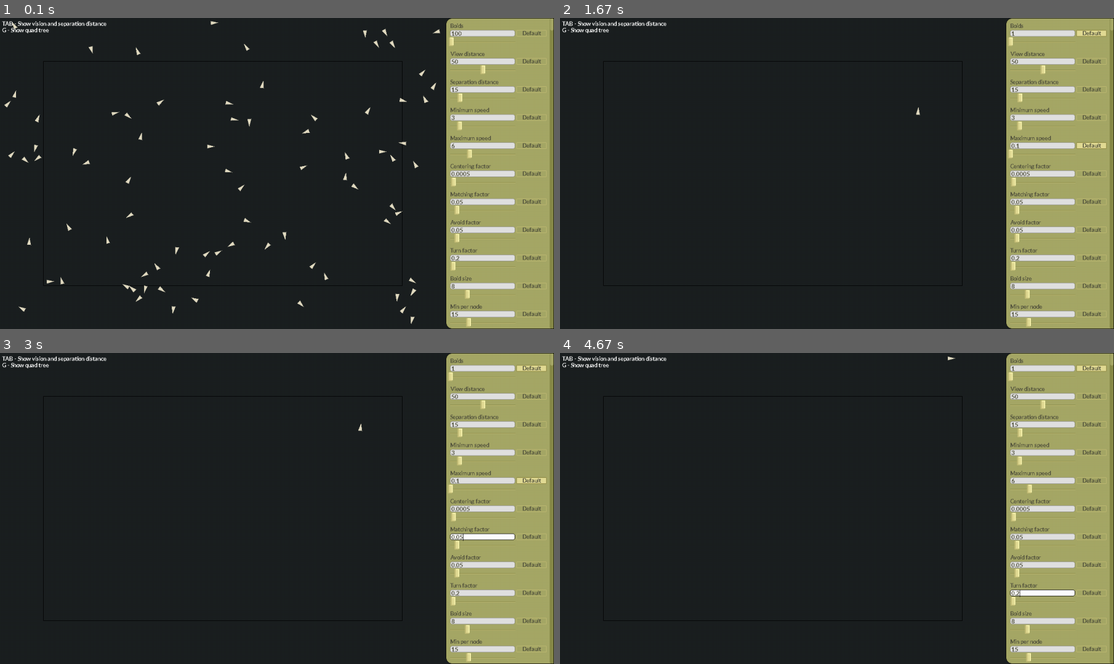
Above: before the commit, frames 1-4 (two rows, left to right).
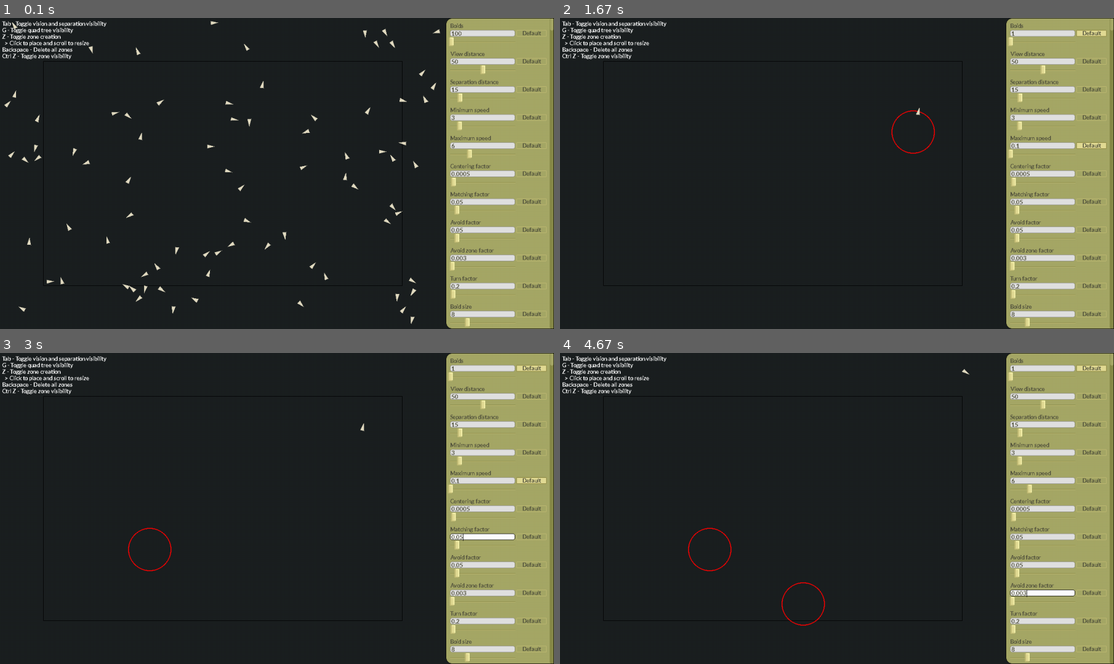
Above: after the commit, the same moments.

Repository: Peter-Vanderhyde/Boid-Simulation
Game: pygame game, started from main.py
Same seed, same stepped clock (60 frames per second), same inputs: the game is played once before the commit and once after it.
Inputs (mouse positions are in pixels of both pictures, inside the frame that each line leads up to):
- Up to frame 1 (0.1 s): no input
- Up to frame 2 (1.67 s): tap Z at 0.33, 1.07, 1.37 s; press the mouse at (1041, 154) at 0.7 s; move the mouse to (997, 142) at 0.8 s; release the mouse at (953, 133) at 0.93 s; press the mouse at (1041, 42) at 1.53 s; move the mouse to (914, 133) at 1.63 s
- Up to frame 3 (3 s): release the mouse at (221, 558) at 1.77 s; click (149, 548) at 1.88 s; press the mouse at (481, 536) at 2.2 s; move the mouse to (315, 580) at 2.3 s; release the mouse at (144, 626) at 2.43 s; hold Right 2.5-2.97 s; tap Z at 2.57, 2.87 s
- Up to frame 4 (4.67 s): hold Right 3-3.63 s; tap Z at 3.07, 3.37, 4.4 s; tap G at 3.15, 4.48 s; press the mouse at (1091, 480) at 3.7 s; move the mouse to (892, 508) at 3.8 s; release the mouse at (692, 539) at 3.93 s; press the mouse at (1041, 592) at 4.03 s; move the mouse to (920, 598) at 4.13 s; release the mouse at (803, 604) at 4.27 s; hold Right from 4.33 s (still down)

The runs differ from the first frame. In frame 1, 1.0% of the frame differs, in the area x 0-90%, y 0-100%; in frame 2, 1.1%; in frame 3, 1.1%; in frame 4, 1.2%.

Commit message:
Created a nogozone functionality

Diff:
--- a/canvas.py
+++ b/canvas.py
@@ -2,6 +2,7 @@
 import sys
 from pygame.math import Vector2 as Vector
 import gui
+import repel
 
 class Canvas:
     """This class takes care of drawing the window, drawing the boids, and handling window events."""
@@ -13,7 +14,7 @@
         self.height = self.screen.get_height()
         self.sidebar = None
 
-        margin = 100 # settings["margin"]["value"]
+        margin = 100
         # Create rectangle area the boids will try to stay within
         # ((corner_x, corner_y), (width, height))
         self.active_area = ((margin, margin),
@@ -21,10 +22,18 @@
 
         self.settings = settings
         self.default_settings = default_settings
+        self.zones = []
         self.tree = None
         self.show_circles = False
         self.show_grid = False
-        self.infos = self.create_info(["TAB - Show vision and separation distance", "G - Show quad tree"],
+        self.show_zones = True
+        self.placing_zone = False
+        self.infos = self.create_info(["Tab - Toggle vision and separation visibility",
+                                       "G - Toggle quad tree visibility",
+                                       "Z - Toggle zone creation",
+                                       "  > Click to place and scroll to resize",
+                                       "Backspace - Delete all zones",
+                                       "Ctrl Z - Toggle zone visibility"],
                                      "calibri",
                                      15,
                                      (255, 255, 255))
@@ -51,6 +60,12 @@
 
     def draw(self, boids):
         self.draw_background()
+        if self.show_zones:
+            for zone in self.zones:
+                zone.draw()
+        elif self.placing_zone:
+            self.zones[-1].draw()
+
         self.draw_boids(boids)
         if self.sidebar:
             self.sidebar.draw()
@@ -104,6 +119,19 @@
                 pygame.quit()
                 sys.exit()
 
+            elif event.type == pygame.MOUSEMOTION:
+                if self.placing_zone:
+                    self.zones[-1].position = Vector(pygame.mouse.get_pos())
+
+            elif event.type == pygame.MOUSEWHEEL:
+                    if self.placing_zone and not self.sidebar.rect.collidepoint(pygame.mouse.get_pos()):
+                        self.zones[-1].radius = max(self.zones[-1].radius - event.y, 0)
+
+            elif event.type == pygame.MOUSEBUTTONDOWN:
+                if pygame.mouse.get_pressed()[0] == 1 and self.placing_zone and not self.sidebar.rect.collidepoint(pygame.mouse.get_pos()):
+                    self.zones[-1].placed = True
+                    self.placing_zone = False
+
             elif event.type == pygame.KEYDOWN:
                 if event.key == pygame.K_ESCAPE:
                     pygame.quit()
@@ -112,5 +140,17 @@
                     self.show_circles = not self.show_circles # Show view circles around boids
                 elif event.key == pygame.K_g:
                     self.show_grid = not self.show_grid # Display the nodes of the quad tree
+                elif event.key == pygame.K_z and pygame.key.get_mods() and pygame.KMOD_CTRL:
+                    self.show_zones = not self.show_zones
+                elif event.key == pygame.K_z:
+                    if not self.placing_zone:
+                        self.placing_zone = True
+                        zone = repel.NoGoZone(Vector(pygame.mouse.get_pos()), 50, self.screen)
+                        self.zones.append(zone)
+                    else:
+                        self.placing_zone = False
+                        self.zones.pop()
+                elif event.key == pygame.K_BACKSPACE:
+                    self.zones = []
 
             self.sidebar.check_event(event)
--- a/main.py
+++ b/main.py
@@ -51,6 +51,11 @@
         "value": 0.05,
         "min": 0,
         "max": 0.5
+    },
+    "avoid zone factor": {
+        "value": 0.003,
+        "min": 0,
+        "max": 0.1
     },
     "turn factor": {
         "value": 0.2,
@@ -151,7 +156,7 @@
             else:
                 delete_boids(boids, tree, len(boids) - boid_setting)
 
-        simulation.simulate(boids, canvas.active_area, settings, tree, dt)
+        simulation.simulate(boids, canvas.active_area, settings, tree, canvas.zones, dt)
 
         canvas.draw(boids)
 
--- /dev/null
+++ b/repel.py
@@ -0,0 +1,11 @@
+import pygame
+
+class NoGoZone:
+    def __init__(self, position, radius, screen):
+        self.position = position
+        self.radius = radius
+        self.screen = screen
+        self.placed = False
+
+    def draw(self):
+        pygame.draw.circle(self.screen, (255, 0, 0), self.position, self.radius, 2)
--- a/simulation.py
+++ b/simulation.py
@@ -1,5 +1,5 @@
 from pygame.math import Vector2 as Vector
-from quad_tree import QuadTree
+from boid import Boid
 
 
 def get_necessary_settings(settings):
@@ -9,6 +9,7 @@
         "centering factor",
         "matching factor",
         "avoid factor",
+        "avoid zone factor",
         "turn factor",
         "minimum speed",
         "maximum speed"
@@ -19,7 +20,7 @@
 
     return values
 
-def simulate(boids, active_area, settings, tree, dt):
+def simulate(boids, active_area, settings, tree, zones, dt):
     """Simulates the movement of the boids based on the settings."""
 
     for boid in boids:
@@ -27,8 +28,9 @@
         neighboring_boids = 0
         average_pos = Vector(0, 0)
         average_vel = Vector(0, 0)
+        avoid_zone_vector = Vector(0, 0)
         view_distance, separation_distance, centering_factor, \
-            matching_factor, avoid_factor, turn_factor, \
+            matching_factor, avoid_factor, avoid_zone_factor, turn_factor, \
             min_speed, max_speed = get_necessary_settings(settings)
 
         boids_in_sight = tree.get_boids_in_sight(boid)
@@ -44,6 +46,13 @@
                     average_vel += other.velocity
                     neighboring_boids += 1
 
+        for zone in zones:
+            distance_to_other = boid.position - zone.position
+            squared_distance = distance_to_other.x * distance_to_other.x + distance_to_other.y * distance_to_other.y
+            # Check if within radius of nogozone
+            if squared_distance < zone.radius * zone.radius:  # Is too close and needs to steer away
+                avoid_zone_vector += distance_to_other # Average all zones within range
+
         if neighboring_boids > 0:
             # Try to match surrounding boids
             position_average = average_pos / neighboring_boids
@@ -55,6 +64,7 @@
                                 (velocity_average - boid.velocity) * matching_factor)
 
         boid.velocity = boid.velocity + (avoid_vector * avoid_factor)
+        boid.velocity = boid.velocity + (avoid_zone_vector * avoid_zone_factor)
 
         speed = boid.velocity.length()
         if speed == 0:
